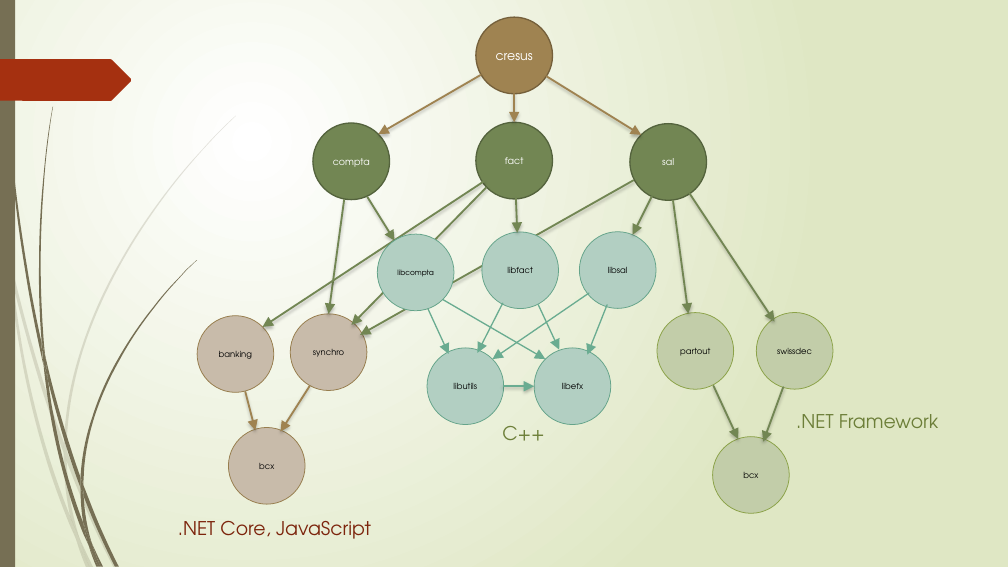
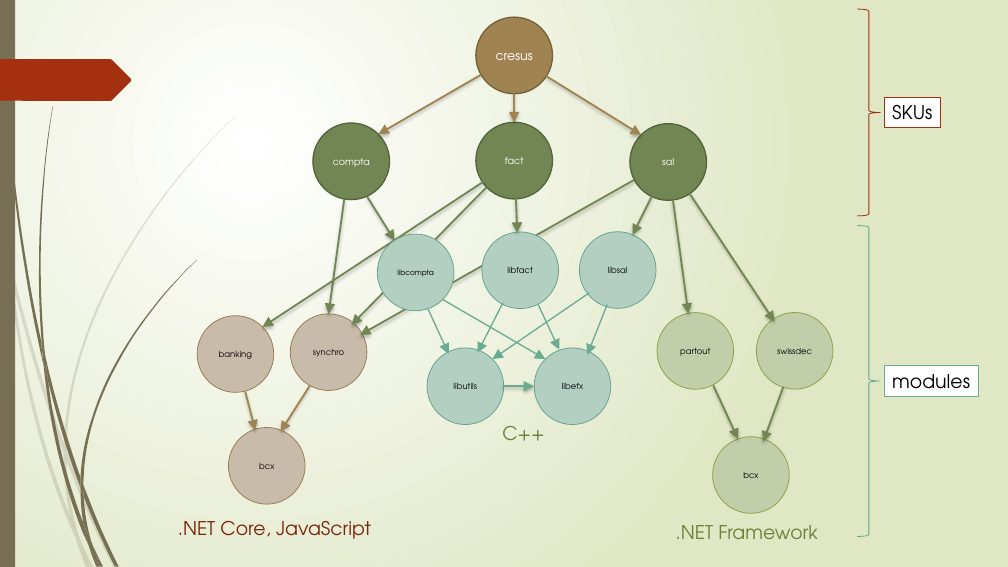
Before and after one commit to epsitec-sa/zou, a slide deck: slide 8 of .Documentation/Commandes git pour zou flow.pptx. Drawn at 1008x567 pixels with LibreOffice and Linux fonts; fonts in the diff are those of the drawing. Boxes give left, top, right and bottom in pixels: in the first picture for what was removed or moved away, otherwise in the second. Text is boxed around its words. In the diff, an @@ line names an element or a change of style, - is before the commit and + after.

```diff
--- a/.Documentation/Commandes git pour zou flow.pptx
+++ b/.Documentation/Commandes git pour zou flow.pptx
@@ right brace added at [858, 9, 880, 216], outline #9E2E0F 0.75 pt @@
@@ rectangle added at [885, 98, 941, 128], fill #FFFFFF, outline #A53010 1.25 pt, 18 pt, text #000000 @@
+SKUs
@@ right brace added at [858, 225, 880, 536], outline #65A48B 0.75 pt @@
@@ rectangle added at [885, 366, 979, 396], fill #FFFFFF, outline #6AAC91 1.25 pt, 18 pt, text #000000 @@
+modules
@@ text ".NET Framework": place and size @@
-text ".NET Framework" at [796, 414, 939, 428]
+text ".NET Framework" at [676, 525, 818, 539]
```
Also in this commit, not shown: 16 other slides changed.
